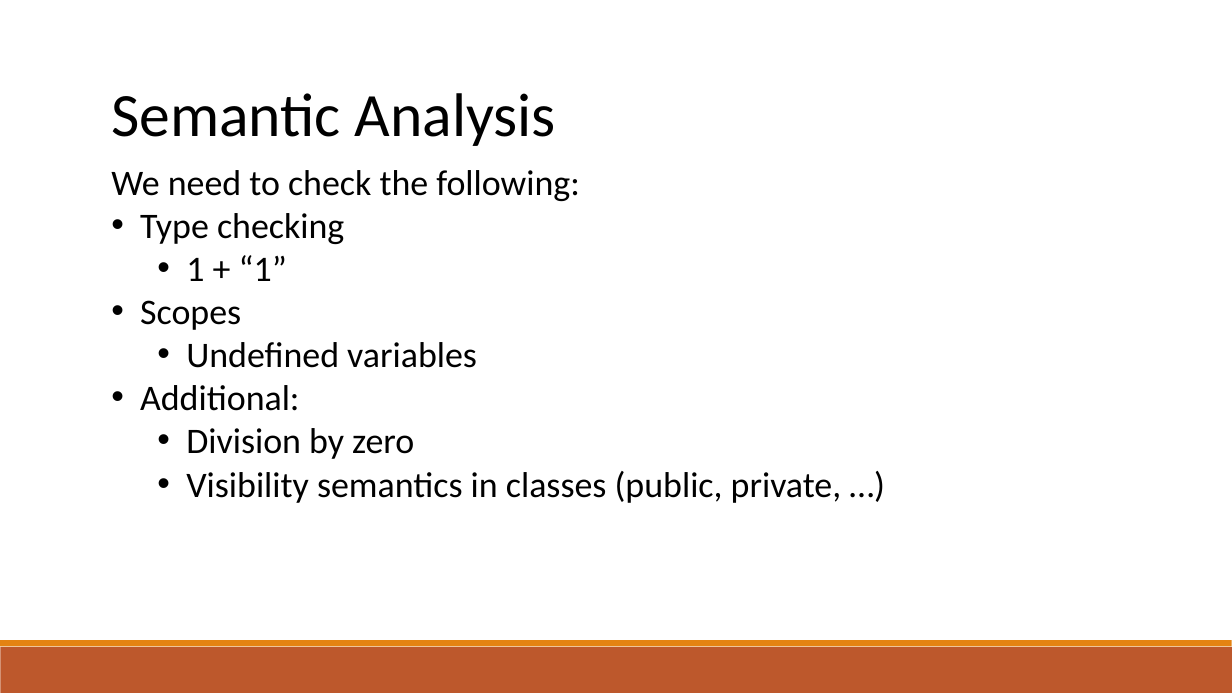
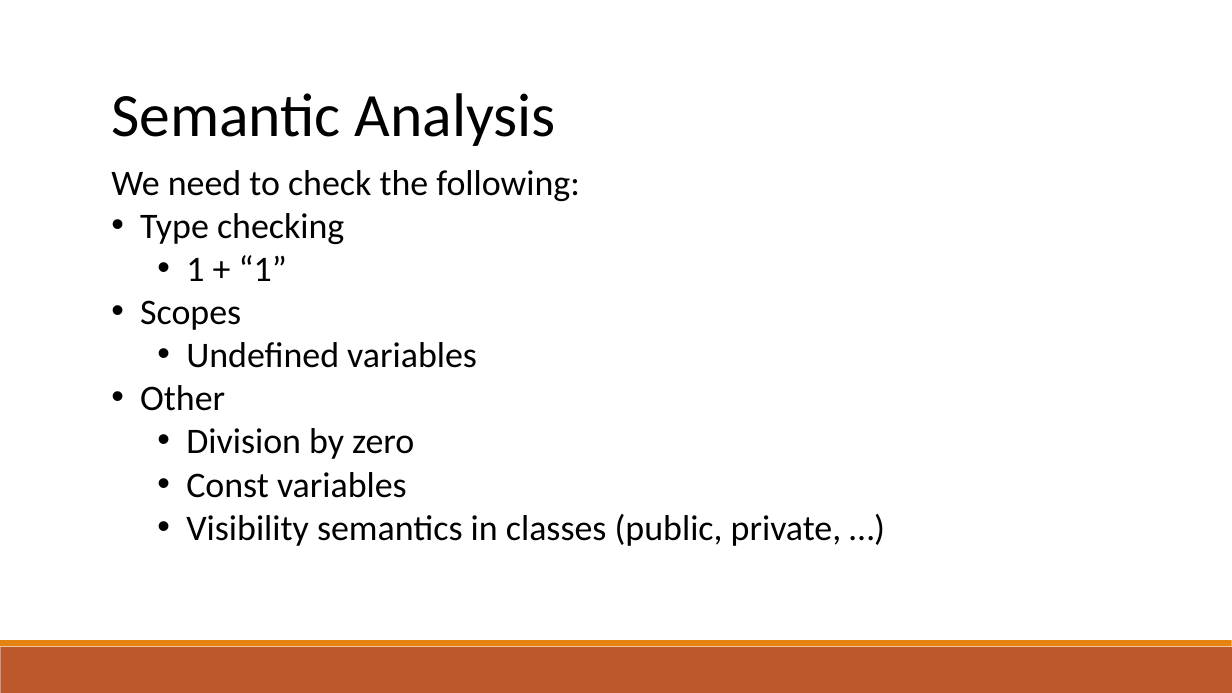
Before and after one commit to raghadzeidan/COMPILATION_TAU_FOR_STUDENTS, a slide deck: slide 2 of new_slides/semantic.pptx. Drawn at 1232x693 pixels with LibreOffice and Linux fonts; fonts in the diff are those of the drawing. Boxes give left, top, right and bottom in pixels: in the first picture for what was removed or moved away, otherwise in the second. Text is boxed around its words. In the diff, an @@ line names an element or a change of style, - is before the commit and + after.

```diff
--- a/new_slides/semantic.pptx
+++ b/new_slides/semantic.pptx
@@ text at box(140, 385, 225, 411): text changed @@
-• Additional:
+• Other
@@ text at box(186, 472, 407, 498): paragraph added @@
+  • Const variables
```
Also in this commit, not shown: 22 other slides changed, 27 slides added, 1 other file.
